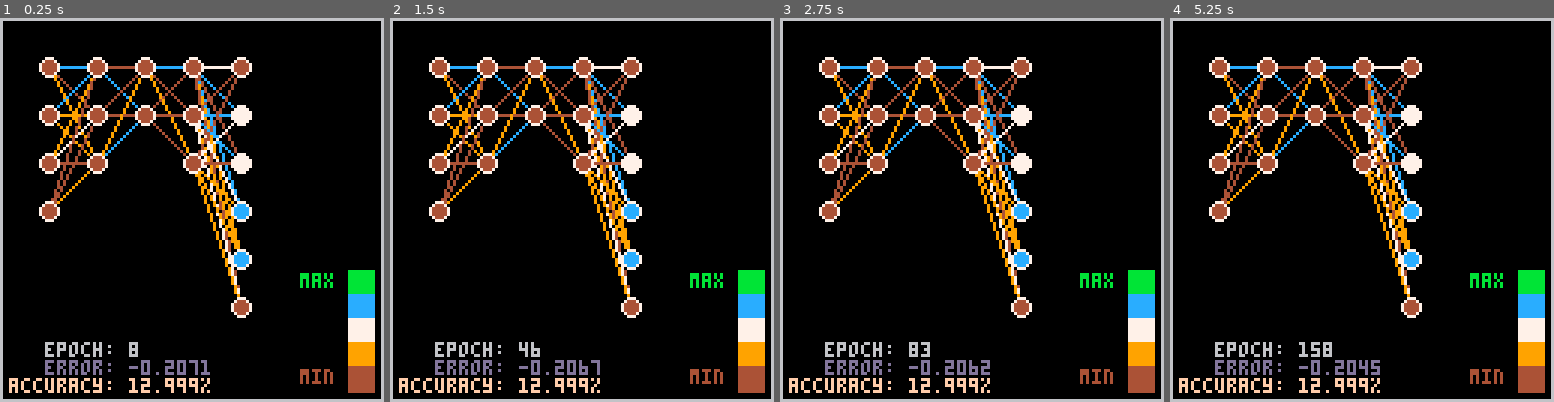
Above: before the commit, frames 1-4 (left to right).
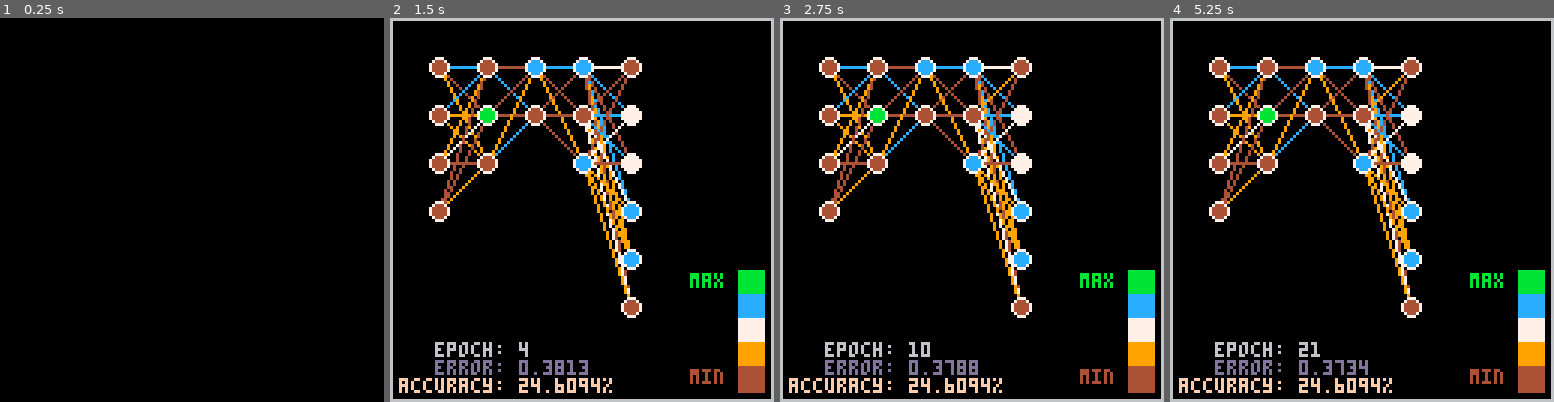
Above: after the commit, the same moments.

Repository: learnb/pico-learn
Game: PICO-8 cartridge pico-learn.p8
Two runs of this game, one before a commit and one after it. Both use one fixed random seed, a clock stepped at 60 frames per second and the inputs below.
Inputs:
- Up to frame 1 (0.25 s): no input
- Up to frame 2 (1.5 s): no input
- Up to frame 3 (2.75 s): no input
- Up to frame 4 (5.25 s): no input

The runs differ from the first frame. In frame 1, 16% of the frame differs, in the area x 0-100%, y 0-100%; in frame 2, 1.1%; in frame 3, 1.2%; in frame 4, 1.3%.

Commit message:
some cleanup

Diff:
--- a/pico-learn.p8
+++ b/pico-learn.p8
@@ -6,13 +6,18 @@
 function _init()
     draw=true
     rectfill(0,0,127,127,0)
-    --
-    --net = init_graph()
-
-    --net = fcnn:new({3,5,5,3})
-    --draw_nn(net)
-
-
+    my_init_nn()
+
+end
+function _update60()
+    my_update_nn()
+end
+function _draw()
+    my_draw_nn()
+end
+-->8
+-- demo
+function my_init_nn()
     num_inputs=4
     num_outputs=6
     net=nn:new()
@@ -37,23 +42,45 @@
     output=net:feedforward(np_rand_vec(num_inputs))
 
     -- configure training
-    learing_rate=0.3
-    epochs = 10000
-    num_samples = 100
+    learing_rate=0.5
+    --learing_rate=0.003
+    epochs=10000
+    num_samples=10000
+    num_test_samples=100
 
     -- generate random test data
     x = {}
     y = {}
-    for s=1,num_samples do -- each input sample
+    x_test = {}
+    y_test = {}
+    for s=1,num_samples do -- each train sample
         x[s]={}
         for i=1,num_inputs do -- each input
-            x[s][i]=rnd()
+            x[s][i]=rnd(2)-1
         end
         y[s]={}
         for l=1,num_outputs do -- each label
-            y[s][l]=rnd()
-        end
-    end
+            y[s][l]=1.0
+            --y[s][l]=rnd(2)-1
+        end
+    end
+
+    for s=1,num_test_samples do -- each test sample
+        x_test[s]={}
+        for i=1,num_inputs do -- each input
+            x_test[s][i]=rnd(2)-1
+        end
+        y_test[s]={}
+        for l=1,num_outputs do -- each label
+            y_test[s][l]=1.0
+            --y_test[s][l]=rnd(2)-1
+        end
+    end
+…(5 lines of a section not shown)…
 
     -- define dataset for logical 'and'
     --x={{0,0},{0,1},{1,0},{1,1}}
@@ -80,11 +107,11 @@
     -- train
     --net:train(x,y,learing_rate,epochs)
 end
-function _update()
+function my_update_nn()
     --output=net:feedforward(np_rand_vec(num_inputs))
 
     -- train
-    if ((net.epoch>prev_epoch) and (net.epoch<epochs)) then -- ready for next epoch
+    if (net.epoch<epochs) then -- ready for next epoch
         prev_epoch=net.epoch
         net:train_step(x[prev_sample],y[prev_sample],learing_rate)
         add(errors, net:mse(y[1],x[1]))
@@ -93,25 +120,25 @@
         else -- batch complete
             prev_sample=1
             net:accuracy(x, y)
+            net.epoch+=1
         end
     elseif (net.epoch>=epochs and not(done_training)) then -- training over
         done_training=true
-        net:accuracy(x, y)
-    end
-end
-function _draw()
+        net:accuracy(x_test, y_test)
+    end
+end
+function my_draw_nn()
     if (draw) then
         rectfill(0,0,127,127,0)
         rect(0,0,127,127,6)
-        net:draw()
+        net:draw_net()
+        net:draw_stats()
+        net:draw_index()
         --print("output: ", 16,64, 6)
         --for i=1,#output do
         --    print(tostr(output[i]), 32,72+(i*8), 6)
         --end
     end
-    --
-    --draw_nn(net)
-    --draw_graph(net)
 end
 -->8
 -- setup graph
@@ -124,8 +151,6 @@
     n:connect(n:new(20,40))
     return n
 end
--->8
--- demo
 -->8
 -- graph lib
 graph_lib = {}
@@ -299,11 +324,10 @@
 -- lr: learning rate (0,1)
 -- max_epochs: maximum number of training iterations
 function nn:train_step(x,y,lr)
-    self.epoch+=1
     self:backprop(x, y, lr)
 end
 -- draw nn structure
-function nn:draw()
+function nn:draw_net()
     local radius=3
     local pad=16
     for lindx,layer in ipairs(self.layers) do -- each layer
@@ -323,11 +347,17 @@
                 line(x,y, x1,y1, h)
             end
         end
+    end
+    for lindx,layer in ipairs(self.layers) do -- each layer
+        local w=layer.weights
+        local ins=#w
+        local outs=#w[1]
         -- draw neurons
-        -- if lindx==1 then -- first layer
-        for r=1,ins do -- draw input neurons
-            circfill(lindx*pad,r*pad, radius, graph_lib.heat_pal[1])
-            circ(lindx*pad,r*pad, radius, 7)
+        if lindx==1 then -- first layer
+            for r=1,ins do -- draw input neurons
+                circfill(lindx*pad,r*pad, radius, graph_lib.heat_pal[1])
+                circ(lindx*pad,r*pad, radius, 7)
+            end
         end
         for c=1,outs do -- draw output neurons
             local v=self.layers[lindx].last_activation[c]
@@ -343,7 +373,18 @@
             circ((lindx+1)*pad,c*pad, radius, 7)
         end
     end
-    -- draw heat index
+
+
+end
+-- draw training stats
+function nn:draw_stats()
+    print("epoch: "..self.epoch, 15,108, 6)
+    print("error: "..self.error, 15,114, 13)
+    print("accuracy: "..(self.acc*100).."%", 3,120, 15)
+
+end
+-- draw heatmap index
+function nn:draw_index()
     local hi_x=116
     local hi_y=84
     local hi_w=8
@@ -354,10 +395,6 @@
     end
     print("max", 100,85, graph_lib.heat_pal[5])
     print("min", 100,117, graph_lib.heat_pal[1])
-    -- draw train stats
-    print("epoch: "..self.epoch, 15,108, 6)
-    print("error: "..self.error, 15,114, 13)
-    print("accuracy: "..(self.acc*100).."%", 3,120, 15)
 end
 layer={}
 -- constructor for nn layer
